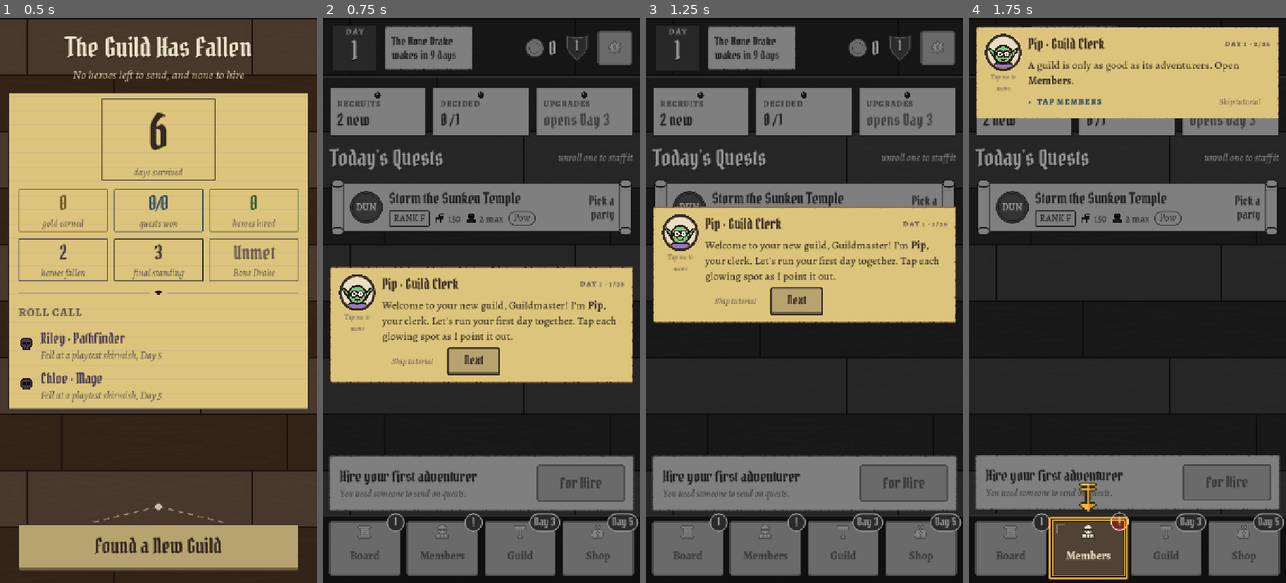
Above: before the commit, frames 1-4 (left to right).
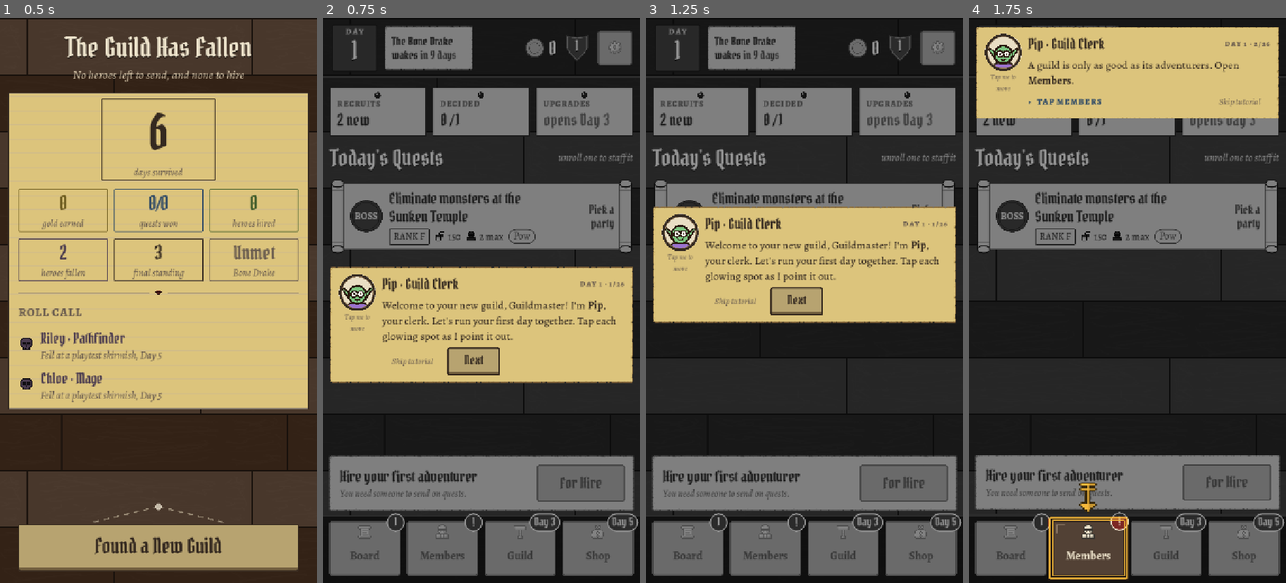
Above: after the commit, the same moments.

Repository: ActuallySanta/Fantasy-Guild-Manager
Game: Godot game, scene res://MobileHall/Playtest/scenario_game_over.tscn
The game is run twice, just before and just after one commit, with the same random seed, the same clock (stepped at 60 frames per second) and the same inputs. This scene is started directly instead of the project's main scene.
Inputs:
- Up to frame 1 (0.5 s): no input
- Up to frame 2 (0.75 s): click "Found a New Guild" at 0.5 s
- Up to frame 3 (1.25 s): no input
- Up to frame 4 (1.75 s): click "Next" at 1.25 s

Frame 1 is identical in both runs. In frame 2, 4.6% of the frame differs, in the area x 2-98%, y 30-42%; in frame 3, 0.6%; in frame 4, 4.6%.

Commit message:
new quests

Diff:
--- a/Globals/external_content_container.gd
+++ b/Globals/external_content_container.gd
@@ -111,7 +111,7 @@
 	monster_test_names.append(MultiColumnLoader._load_info_from_file(monsters_2D_test_path, 1, 1))
 	monster_test_names.append(MultiColumnLoader._load_info_from_file(monsters_2D_test_path, 1, 2))
 
-	for i in range(8):
+	for i in range(16):
 		quest_story.append(MultiColumnLoader._load_info_from_rows(quest_story_test_path, i))
 
 	for i in range(1):
--- a/Scripts/Quest Creator/quest_resource.gd
+++ b/Scripts/Quest Creator/quest_resource.gd
@@ -16,11 +16,15 @@
 }
 
 enum QuestType {
-	#skip 0 for now
+	MiscNoBonus = 0,
 	DungeonClear = 1,
 	Escort = 2,
 	ScoutTerrain = 3,
 	GatherIntel = 4,
+	EliminateMonsters = 5,
+	DefendLocation = 6,
+	SearchForResources = 7,
+	RepresentTheGuild = 8,
 }
 
 enum FavoredStat {
@@ -36,7 +40,6 @@
 var numAdventurers: int
 var maxAdventurers: int
 var goldReward: int
-#var for statReward if applicable
 
 var location: String
 var regionNum: int:
@@ -93,7 +96,7 @@
 	else:
 		maxAdventurers = randi_range(1, 3)
 	regionNum = randi_range(0, 3)
-	questNum = randi_range(0, 7)
+	questNum = randi_range(0, 15)
 	type = ExternalContentContainer.get_Quest_Story(questNum, 0).to_int()
 	location = QuestManager.world_regions[regionNum].returnName(type)
 	print(regionNum, " ", location)
@@ -104,34 +107,62 @@
 		goldReward = 150 + (175 * difficulty)
 
 	match type:
-		1:
+		1, 5:
 			favStat = FavoredStat.Power
-			match randi_range(0, 1):
-				0:
-					questTitle = str("Raid the ", location)
-				1:
-					questTitle = str("Storm the ", location)
-		2:
+			if (type == 1):
+				match randi_range(0, 1):
+					0:
+						questTitle = str("Raid the ", location)
+					1:
+						questTitle = str("Storm the ", location)
+			else:
+				match randi_range(0, 1):
+					0:
+						questTitle = str("Clear out monsters at the ", location)
+					1:
+						questTitle = str("Eliminate monsters at the ", location)
+		2, 6:
 			favStat = FavoredStat.Defense
-			match randi_range(0, 1):
-				0:
-					questTitle = str("Protect a client on their journey to ", location)
-				1:
-					questTitle = str("Escort a client to ", location)
-		3:
+			if (type == 2):
+				match randi_range(0, 1):
+					0:
+						questTitle = str("Protect a client on their journey to ", location)
+					1:
+						questTitle = str("Escort a client to ", location)
+			else:
+				match randi_range(0, 1):
+					0:
+						questTitle = str("Defend ", location, " from attack")
+					1:
+						questTitle = str("Protect ", location, " from attack")
+		3, 7:
 			favStat = FavoredStat.Wisdom
-			match randi_range(0, 1):
-				0:
-					questTitle = str("Survey ", location)
-				1:
-					questTitle = str("Explore ", location)
-		4:
+			if (type == 3):
+				match randi_range(0, 1):
+					0:
+						questTitle = str("Survey ", location)
+					1:
+						questTitle = str("Explore ", location)
+			else:
+				match randi_range(0, 1):
+					0:
+						questTitle = str("Search for resources in ", location)
+					1:
+						questTitle = str("Seek rare resources in ", location)
+		4, 8:
 			favStat = FavoredStat.Sleaze
-			match randi_range(0, 1):
-				0:
-					questTitle = str("Scour for intel on ", location)
-				1:
-					questTitle = str("Gather information on ", location)
+			if (type == 3):
+				match randi_range(0, 1):
+					0:
+						questTitle = str("Scour for intel on ", location)
+					1:
+						questTitle = str("Gather information on ", location)
+			else:
+				match randi_range(0, 1):
+					0:
+						questTitle = str("Represent the guild at ", location)
+					1:
+						questTitle = str("Speak for the guild at ", location)
 
 	print("")
 	pass
--- a/Scripts/Quest Creator/region_resource.gd
+++ b/Scripts/Quest Creator/region_resource.gd
@@ -70,11 +70,11 @@
 	var location = ""
 	var searchArray = dungeonNames
 	match questType:
-			1:
+			1, 5:
 				searchArray = dungeonNames
-			2:
+			2, 6, 8:
 				searchArray = escortLocations
-			3:
+			3, 7:
 				searchArray = explorationAreas
 			4:
 				searchArray = intelTargets
Not shown, added: External Content/Quest Stuff (Test)/Minor Story Parts.txt
Not shown, changed: External Content/Quest Stuff (Test)/Story Parts.txt
